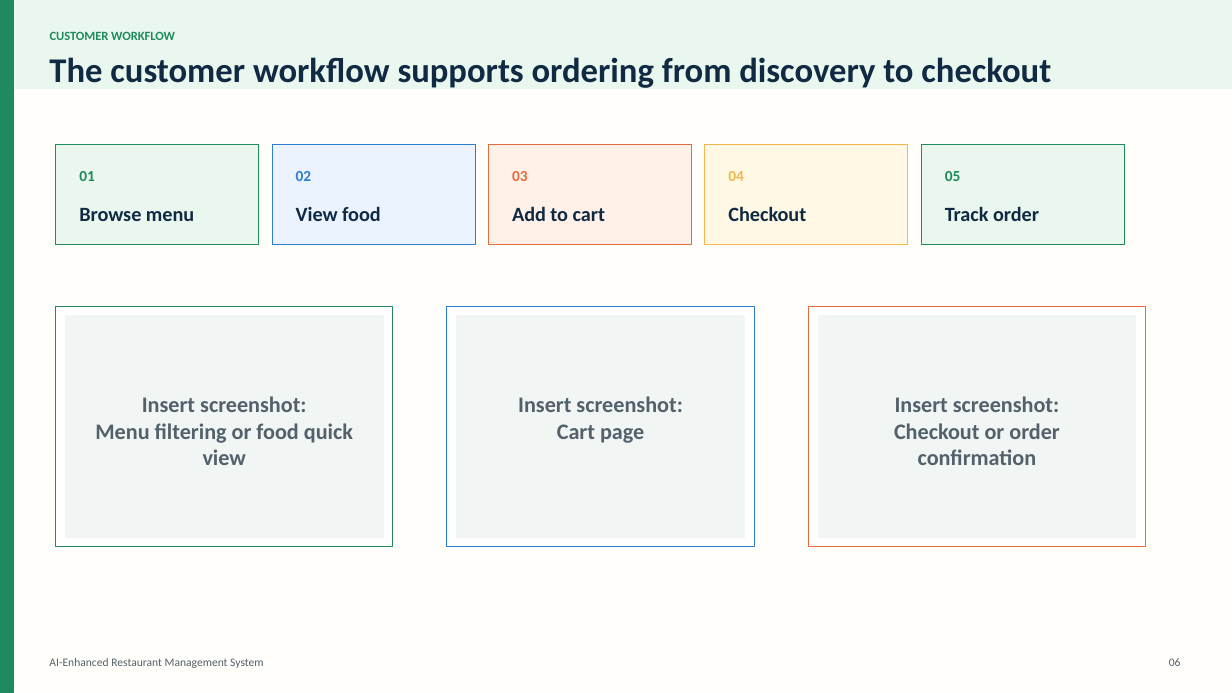
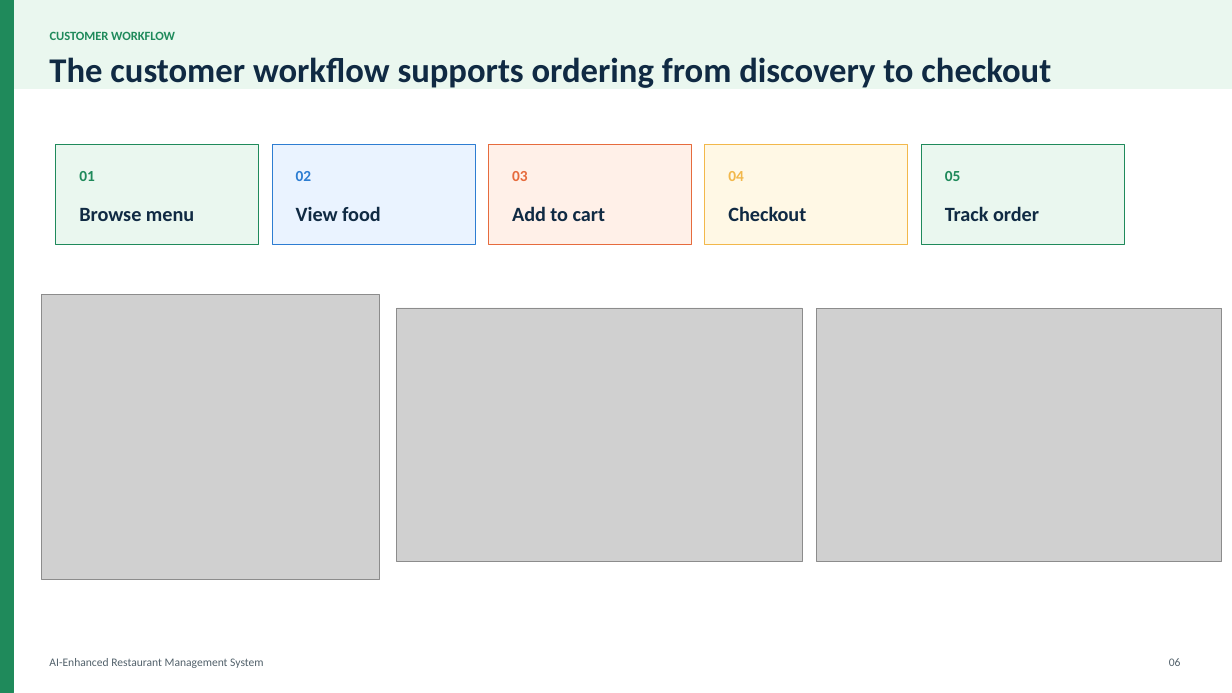
Before and after one commit to PaulElielk/restaurant-management-master, a slide deck: slide 6 of capstone_presentation_ai_restaurant_system_visual.pptx. Drawn at 1232x693 pixels with LibreOffice and Linux fonts; fonts in the diff are those of the drawing; grey boxes stand for pictures. Boxes give left, top, right and bottom in pixels: in the first picture for what was removed or moved away, otherwise in the second. Text is boxed around its words. In the diff, an @@ line names an element or a change of style, - is before the commit and + after.

```diff
--- a/capstone_presentation_ai_restaurant_system_visual.pptx
+++ b/capstone_presentation_ai_restaurant_system_visual.pptx
@@ background #FFFEFA to #FFFFFF @@
@@ picture added at (x1=41, y1=294, x2=379, y2=579) @@
@@ rectangle removed at (x1=55, y1=306, x2=393, y2=546) @@
@@ rectangle removed at (x1=66, y1=316, x2=384, y2=538) @@
@@ picture added at (x1=397, y1=308, x2=803, y2=561) @@
@@ rectangle removed at (x1=446, y1=306, x2=754, y2=546) @@
@@ rectangle removed at (x1=457, y1=316, x2=745, y2=538) @@
@@ rectangle removed at (x1=809, y1=306, x2=1146, y2=546) @@
@@ picture added at (x1=817, y1=308, x2=1223, y2=561) @@
@@ rectangle removed at (x1=818, y1=316, x2=1136, y2=538) @@
@@ text removed at (x1=95, y1=396, x2=353, y2=465) @@
-Insert screenshot:
-Menu filtering or food quick view
@@ text removed at (x1=518, y1=396, x2=682, y2=443) @@
-Insert screenshot:
-Cart page
@@ text removed at (x1=894, y1=396, x2=1059, y2=465) @@
-Insert screenshot:
-Checkout or order confirmation
```
Also in this commit, not shown: 9 other slides changed, 3 slides added, 2 slides removed, 17 other files.
